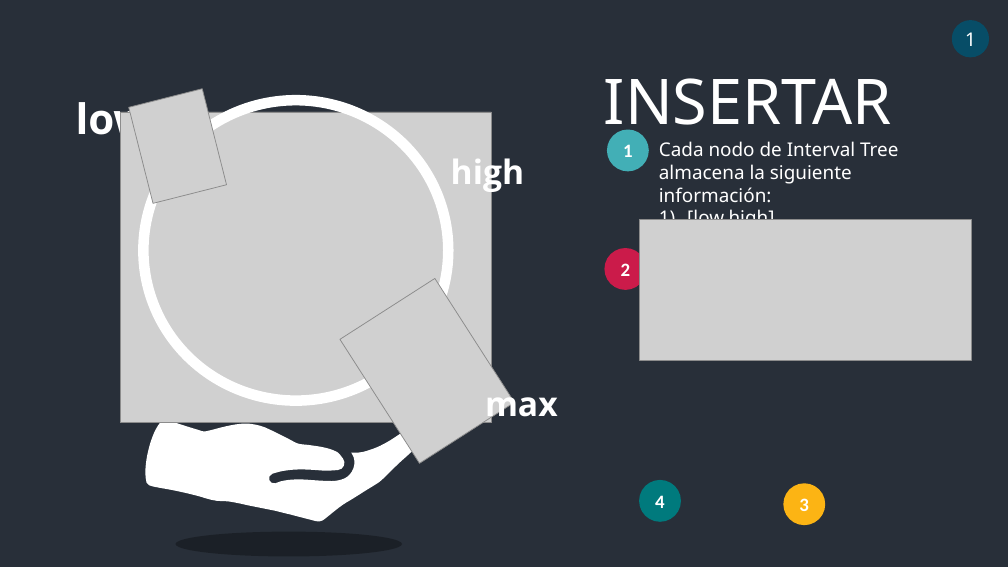
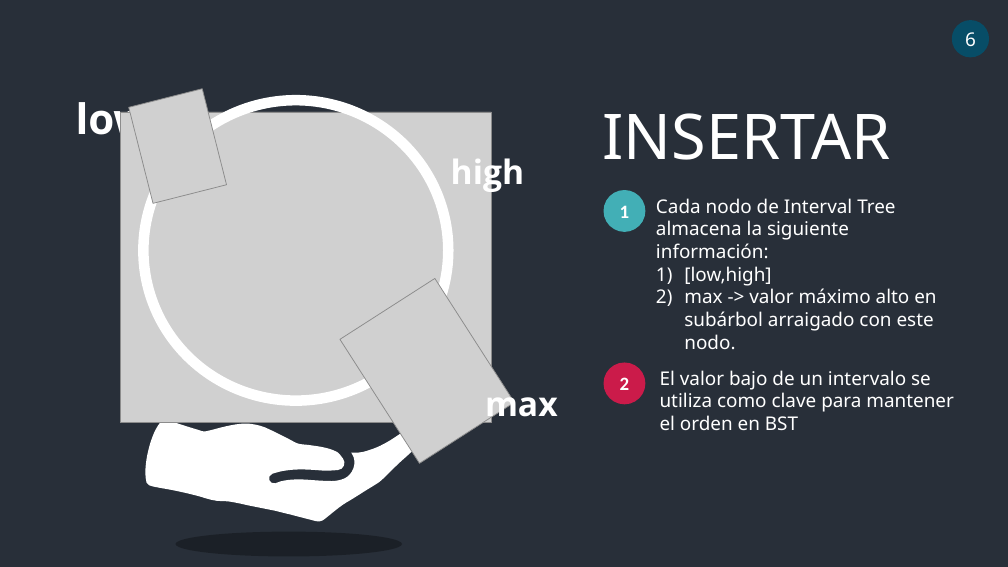
Before and after one commit to ElvisMinayaM/INTERVAL-TREE, a slide deck: slide 6 of INTERVAL TREE.pptx. Drawn at 1008x567 pixels with LibreOffice and Linux fonts; fonts in the diff are those of the drawing; grey boxes stand for pictures. Boxes give left, top, right and bottom in pixels: in the first picture for what was removed or moved away, otherwise in the second. Text is boxed around its words. In the diff, an @@ line names an element or a change of style, - is before the commit and + after.

Commit message:
INTERVAL TREE

```diff
--- a/INTERVAL TREE.pptx
+++ b/INTERVAL TREE.pptx
@@ text in ellipse at (x1=965, y1=32, x2=976, y2=46): text changed @@
-1
+6
@@ text "INSERTAR" rewrapped from (x1=604, y1=78, x2=892, y2=142) to (x1=603, y1=113, x2=891, y2=160) @@
@@ text "Cada nodo de Interval Tree ..." moved from (x1=659, y1=141, x2=898, y2=220) to (x1=656, y1=198, x2=936, y2=349) @@
@@ ellipse "1" moved from (x1=607, y1=129, x2=649, y2=171) to (x1=603, y1=190, x2=645, y2=231) @@
@@ picture removed at (x1=639, y1=219, x2=971, y2=360) @@
@@ text at (x1=684, y1=288, x2=936, y2=349): text changed @@
-2) max
+2) max -> valor máximo alto en subárbol arraigado con este nodo.
@@ ellipse "2" moved from (x1=605, y1=248, x2=647, y2=290) to (x1=603, y1=362, x2=645, y2=404) @@
@@ text added at (x1=660, y1=370, x2=954, y2=430), 18 pt, text #FFFFFF @@
+El valor bajo de un intervalo se utiliza como clave para mantener el orden en BST
@@ ellipse removed at (x1=639, y1=480, x2=681, y2=522) @@
-4
@@ ellipse removed at (x1=783, y1=483, x2=825, y2=525) @@
-3
```
Also in this commit, not shown: 3 other slides changed, 9 slides added, 4 slides removed.
